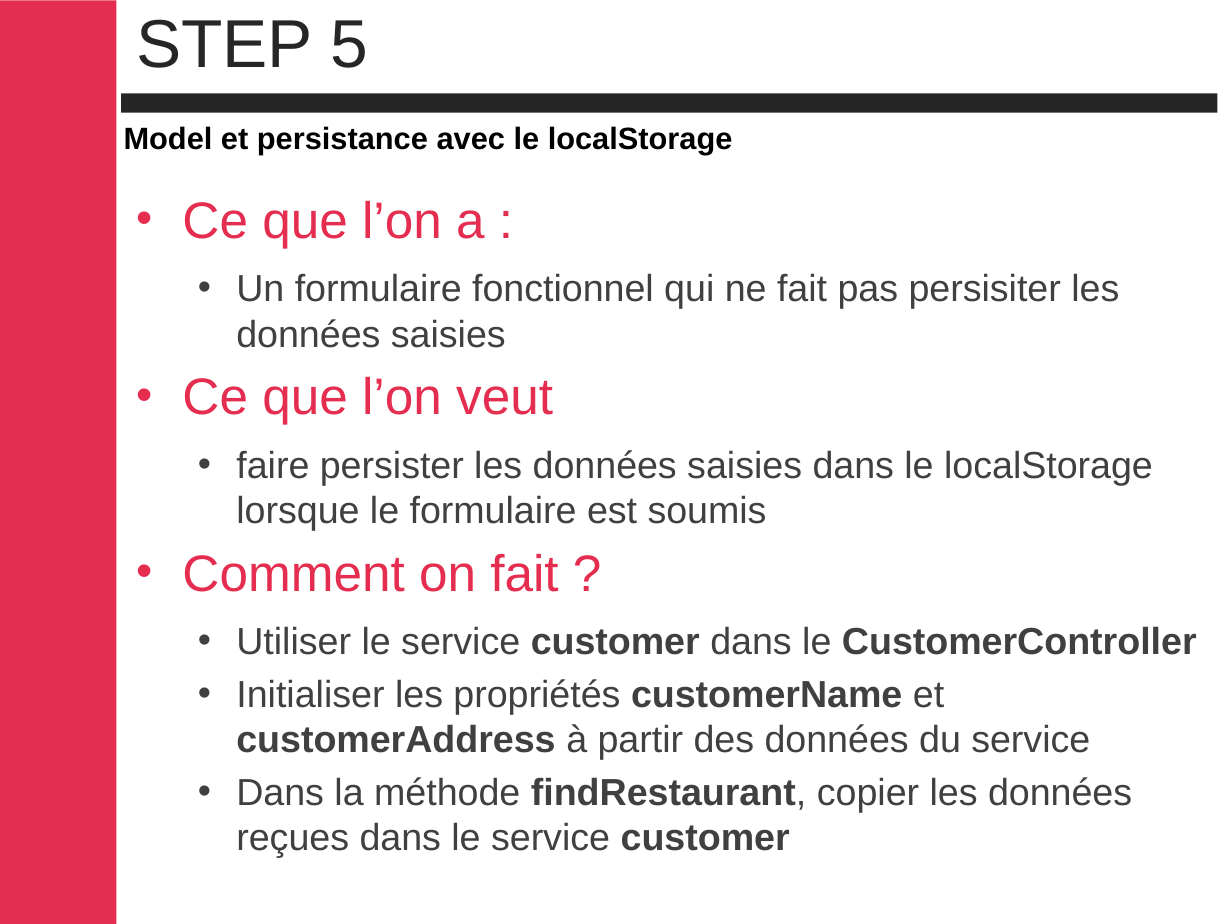
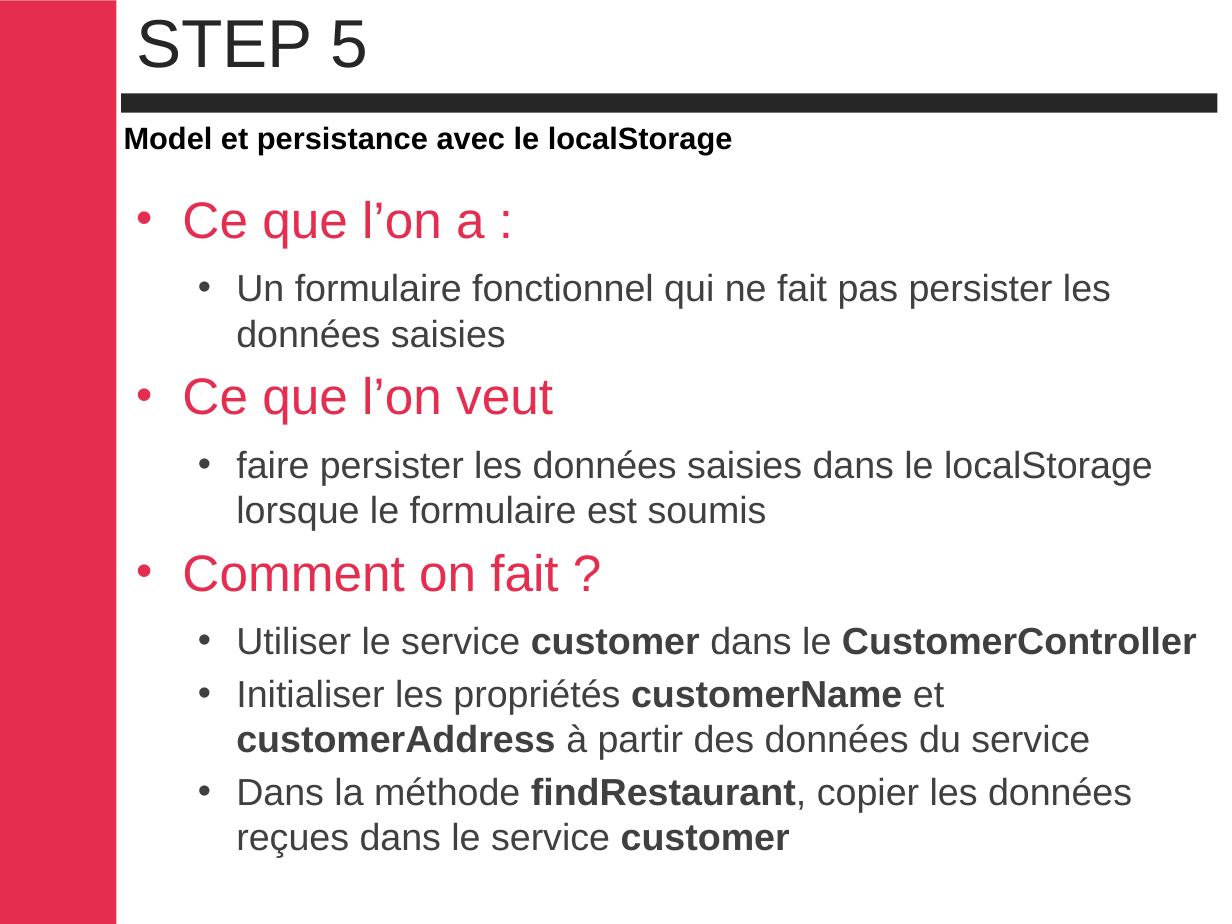
Before and after one commit to cbalit/handson-angular, a slide deck: slide 6 of TP-FOODME.pptx. Drawn at 1232x924 pixels with LibreOffice and Linux fonts; fonts in the diff are those of the drawing; background and template pictures are left out. Boxes give left, top, right and bottom in pixels: in the first picture for what was removed or moved away, otherwise in the second. Text is boxed around its words. In the diff, an @@ line names an element or a change of style, - is before the commit and + after.

```diff
--- a/TP-FOODME.pptx
+++ b/TP-FOODME.pptx
@@ text at bbox=[236, 273, 1111, 348]: text changed @@
-  • Un formulaire fonctionnel qui ne fait pas persisiter les données saisies
+  • Un formulaire fonctionnel qui ne fait pas persister les données saisies
```
Also in this commit, not shown: 1 slide added, 1 other file.
